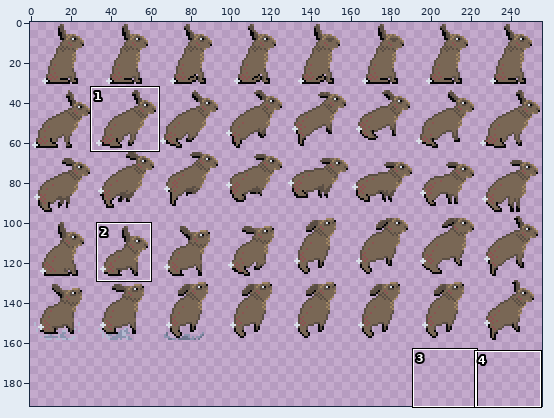
Sprite sheet: res/hare.png. The picture above shows the old version from afar; the outline marks the close-up.
Close-up. Before the commit:
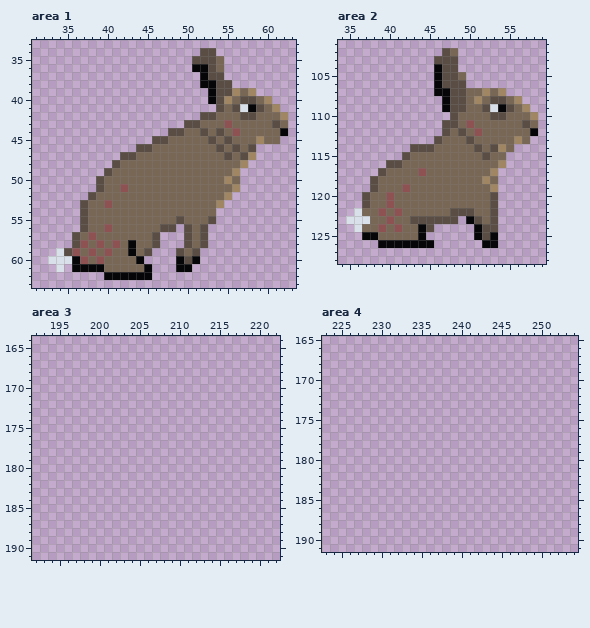
The file is 256x192 pixels. Shown: area 1: x 31..63, y 33..63; area 2: x 34..59, y 101..128; area 3: x 192..222, y 164..191; area 4: x 223..254, y 165..191. The commit also changed other parts of the picture, which this record leaves out.
The result:
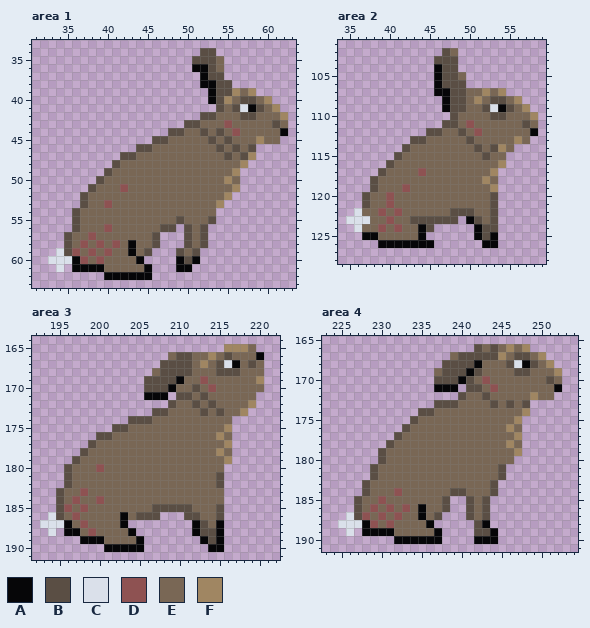
Palette (. is transparent): A #060608  B #5a4e44  C #dae0ea  D #8e5252  E #796755  F #a08662
Difference:
Area 1:
y 51: x 38..39 .B -> BE
y 52: x 37..38 .B -> BE
y 54..56: x 36..37 .B -> BE
y 57..58: x 35..36 .B -> BE
Area 2:
y 112: x 45..47 ..B -> BBE
y 113: x 43..46 ...B -> BBEE
y 114: x 42..45 .BBB -> BEEE
y 115: x 41..42 .B -> BE
y 116: x 41 B -> E
Area 3:
y 165: x 216..219 .... -> FFFE
y 166: x 209..220 ............ -> EBBEEFEBEEEA
y 167: x 208..220 ............. -> BBBBEFEBCAEBE
y 168: x 207..220 .............. -> EBBBBEEEBBBEEE
y 169: x 206..220 ............... -> BBBBAEEDEEEEEEF
y 170: x 206..220 ............... -> BBBAEEBEDEEEEEE
y 171: x 206..208 ... -> AAA; x 210..219 .......... -> BBEBEEEEEE
y 172: x 209..219 ........... -> BEEBEBEEEEF
y 173: x 207..218 ............ -> BBEEEEBEBEEF
y 174: x 204..216 ............. -> BBBEEEEEEEEEE
y 175: x 202..216 ............... -> BBEEEEEEEEEEEEF
y 176: x 200..216 ................. -> BBEEEEEEEEEEEEEFE
y 177: x 199..216 .................. -> BEEEEEEEEEEEEEEEEF
y 178: x 198..216 ................... -> BEEEEEEEEEEEEEEEEFE
y 179: x 197..216 .................... -> BEEEEEEEEEEEEEEEEEEF
y 180: x 196..215 .................... -> BEEEDEEEEEEEEEEEEEEE
y 181..182: x 196..215 .................... -> BEEEEEEEEEEEEEEEEEEB
y 183: x 195..215 ..................... -> BEEDEEEEEEEEEEEEEEEEE
y 184: x 195..215 ..................... -> BEDEEDEEEEEEEEEEEEEEE
y 185: x 195..215 ..................... -> BDEDEEEEEEEEBBBBBEEEB
y 186: x 194..207 .............. -> CBEDEEEEEAEBBB; x 211..215 ..... -> BBEEB
y 187: x 193..203 ........... -> CCCAEDEEEEA; x 212..215 .... -> ABEA
y 188: x 194 . -> C; x 196..204 ......... -> AAEDEEEEA; x 212..215 .... -> ABBA
y 189: x 198..205 ........ -> AAAEEEEA; x 213..215 ... -> ABA
y 190: x 201..205 ..... -> AAAAA; x 214..215 .. -> AA
Area 4:
y 166: x 242..248 ....... -> BEBEFEF
y 167: x 239..250 ............ -> EBBBBBFEBBEF
y 168: x 238..251 .............. -> BBBBAEEEBCABEF
y 169: x 237..252 ................ -> EBBBABEEEEBBEEEF
y 170: x 237..252 ................ -> BBBABEDEEEEEEEBE
y 171: x 237..239 ... -> AAA; x 241..252 ............ -> BBEDEEEEEEEA
y 172: x 240..251 ............ -> BEEBEEEEEFEE
y 173: x 237..248 ............ -> BBBEEEEBEBEB
y 174: x 235..248 .............. -> BBEEEEEEEEEEEF
y 175: x 234..247 .............. -> BEEEEEEEEEEEEF
y 176: x 233..247 ............... -> BEEEEEEEEEEEEFE
y 177: x 232..247 ................ -> BEEEEEEEEEEEEEEF
y 178: x 231..247 ................. -> BEEEEEEEEEEEEEEFE
y 179: x 230..247 .................. -> BEEEEEEEEEEEEEEEEF
y 180: x 230..246 ................. -> BEEEEEEEEEEEEEEEE
y 181..182: x 229..245 ................. -> BEEEEEEEEEEEEEEEB
y 183: x 228..244 ................. -> BEEEEEEEEEEEEEEEB
y 184: x 228..244 ................. -> BEEEDEEEEEEBBEEEB
y 185: x 227..238 ............ -> BEEDEEEEEEEB; x 241..243 ... -> BEB
y 186: x 227..238 ............ -> BEDEDEDEAEEB; x 241..243 ... -> BEB
y 187: x 226..237 ............ -> CBDEDEDEEAEB; x 241..243 ... -> BEB
y 188: x 225..236 ............ -> CCCADEDEEEEA; x 242..243 .. -> BA
y 189: x 226 . -> C; x 228..237 .......... -> AAAAEEEEEA; x 242..244 ... -> BBA
y 190: x 232..237 ...... -> AAAAAA; x 242..244 ... -> AAA
